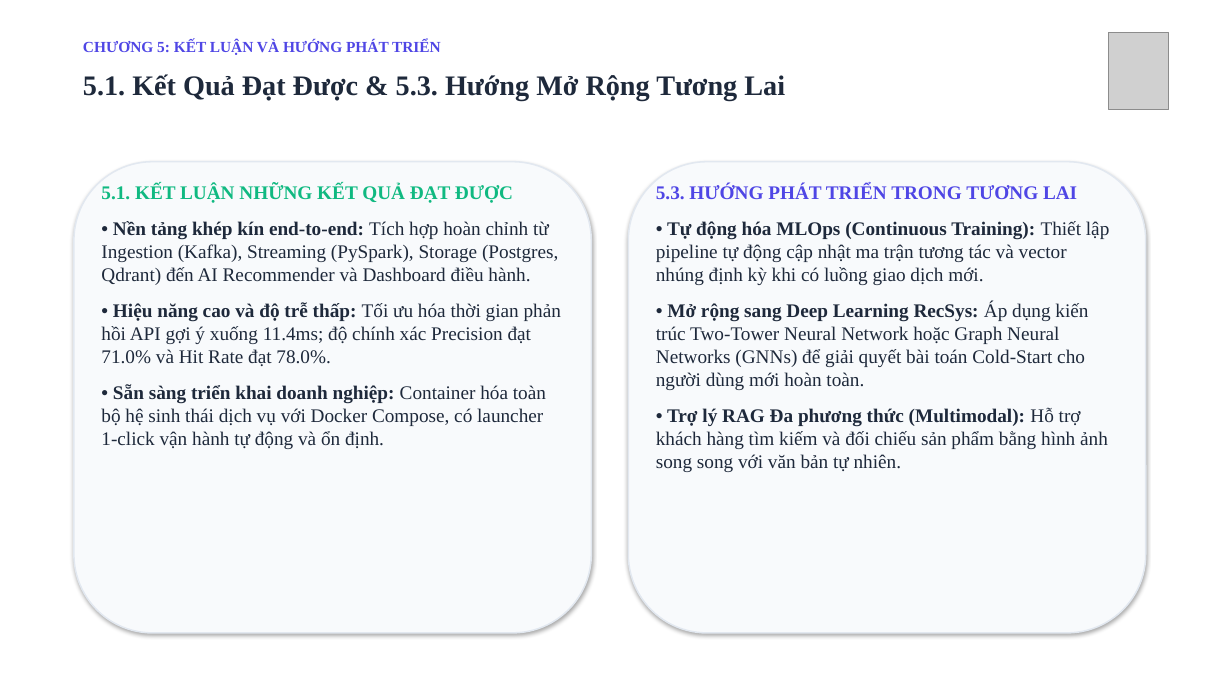
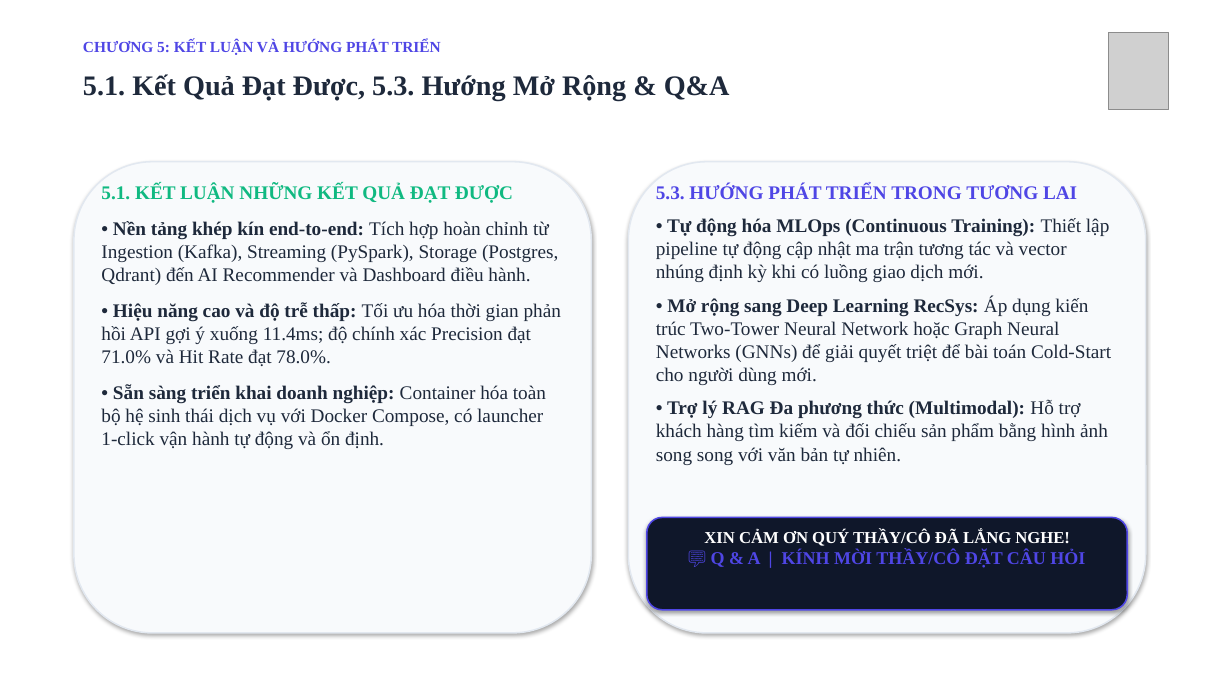
Before and after one commit to linhle100905/real-time-retail-analytics-platform, a slide deck: slide 19 of docs/Bao_Cao_Thuyet_Trinh_Do_An_Full.pptx (slide 12 before the commit). Drawn at 1232x693 pixels with LibreOffice and Linux fonts; fonts in the diff are those of the drawing; grey boxes stand for pictures. Boxes give left, top, right and bottom in pixels: in the first picture for what was removed or moved away, otherwise in the second. Text is boxed around its words. In the diff, an @@ line names an element or a change of style, - is before the commit and + after.

```diff
--- a/docs/Bao_Cao_Thuyet_Trinh_Do_An_Full.pptx
+++ b/docs/Bao_Cao_Thuyet_Trinh_Do_An_Full.pptx
@@ text at (83,74,730,100): text changed @@
-5.1. Kết Quả Đạt Được & 5.3. Hướng Mở Rộng Tương Lai
+5.1. Kết Quả Đạt Được, 5.3. Hướng Mở Rộng & Q&A
@@ text at (656,184,1109,465): less space between paragraphs @@
@@ text at (656,297,1111,385): text changed @@
-• Mở rộng sang Deep Learning RecSys: Áp dụng kiến trúc Two-Tower Neural Network hoặc Graph Neural Networks (GNNs) để giải quyết bài toán Cold-Start cho người dùng mới hoàn toàn.
+• Mở rộng sang Deep Learning RecSys: Áp dụng kiến trúc Two-Tower Neural Network hoặc Graph Neural Networks (GNNs) để giải quyết triệt để bài toán Cold-Start cho người dùng mới.
@@ rounded rectangle added at (647,518,1128,610), fill #0F172A, outline #4F46E5 1.2 pt @@
@@ text added at (704,529,1085,568), 13 pt, text #FFFFFF, bold @@
+XIN CẢM ƠN QUÝ THẦY/CÔ ĐÃ LẮNG NGHE!
+💬 Q & A | KÍNH MỜI THẦY/CÔ ĐẶT CÂU HỎI
```
Also in this commit, not shown: 4 other slides changed, 8 slides added, 2 slides removed.
